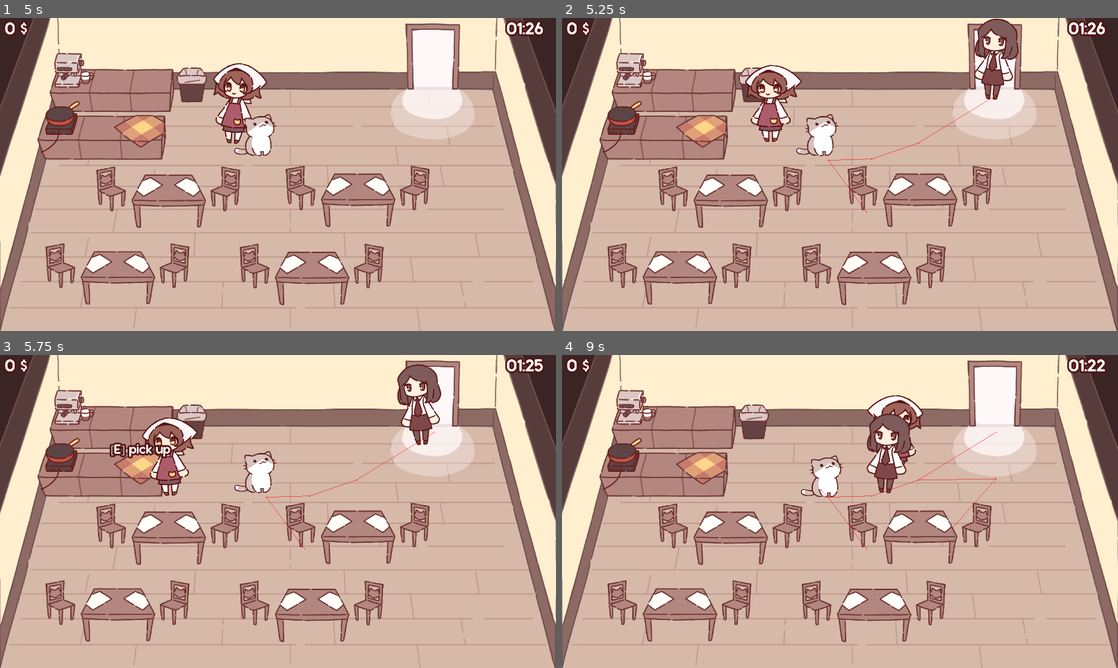
Above: before the commit, frames 1-4 (two rows, left to right).
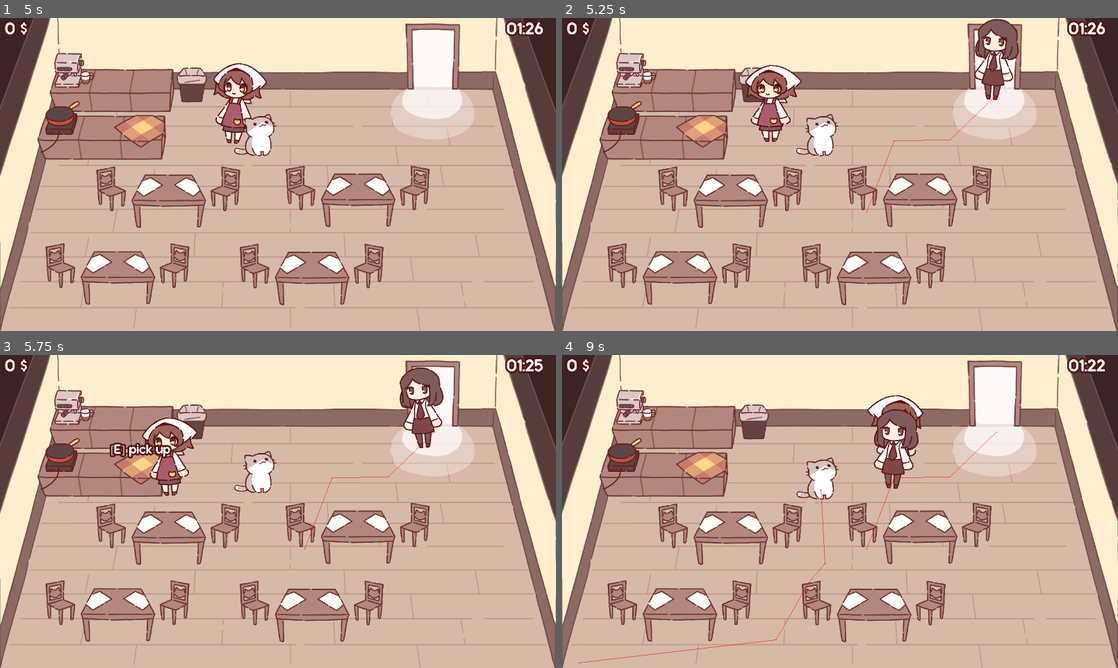
Above: after the commit, the same moments.

Repository: NuTrynity/Little-Cat-Cafe
Game: Godot game, scene res://Nodes/UI/main_menu.tscn
The game is run twice, just before and just after one commit, with the same random seed, the same clock (stepped at 60 frames per second) and the same inputs.
Inputs:
- Up to frame 1 (5 s): click "Play" at 0.5 s; hold Right (move_right) 1.28-2.03 s; hold E (interact) 1.28-2.03 s; hold S (move_down) 2.03-2.78 s; tap E (interact) at 2.1, 3.6 s; hold Right (move_right) 2.78-3.53 s; hold E (interact) 2.78-3.53 s; hold W (move_up) 3.53-4.28 s; hold A (move_left) from 4.28 s (still down); hold E (interact) from 4.28 s (still down)
- Up to frame 2 (5.25 s): keep holding A (move_left); release E (interact) at 5.03 s; tap E (interact) at 5.1 s
- Up to frame 3 (5.75 s): keep holding A (move_left)
- Up to frame 4 (9 s): release A (move_left) at 5.78 s; hold S (move_down) 5.78-6.53 s; hold E (interact) 5.78-6.53 s; hold Right (move_right) 6.53-7.28 s; tap E (interact) at 6.6, 8.1 s; hold W (move_up) 7.28-8.03 s; hold E (interact) 7.28-8.03 s; hold Right (move_right) 8.03-8.78 s; hold S (move_down) from 8.78 s (still down); hold E (interact) from 8.78 s (still down)

Frame 1 is identical in both runs. In frame 2, 0.5% of the frame differs, in the area x 47-83%, y 0-62%; in frame 3, 1.1%; in frame 4, 2.2%, in the area x 3-79%, y 17-99%.

Commit message:
edited navigation area

Diff:
--- a/scene_0.tscn
+++ b/scene_0.tscn
@@ -50,9 +50,9 @@
 size = Vector2(2628, 20)
 
 [sub_resource type="NavigationPolygon" id="NavigationPolygon_fbxh0"]
-vertices = PackedVector2Array(1477, 957, 1807, 953, 1546, 1176, 1326, 1178, 662, 1163, 432, 1164, 618, 961, 936, 959, 2543, 1425, 1443, 1416, 1469, 1331, 1590, 1312, 2481, 1189, 2415, 921, 1571.57, 1246.53, 1552, 1177, 1811, 954, 2348.46, 654.573, 2266, 328, 1765, 812, 2230, 329, 1436, 1318, 1437, 1423, 546, 1425, 555, 1310, 699, 1306, 1285, 1305, 384, 1306, 546, 1308, 538, 1424, 19, 1423, 221, 658, 426, 1163, 617, 958, 673, 774, 772, 656, 889, 774, 1743, 336, 1539, 814, 1376, 340, 1457, 338, 819, 338, 976, 352, 1048, 343)
-polygons = Array[PackedInt32Array]([PackedInt32Array(0, 1, 2, 3), PackedInt32Array(4, 5, 6, 7), PackedInt32Array(8, 9, 10, 11, 12), PackedInt32Array(13, 12, 11, 14), PackedInt32Array(13, 14, 15, 16, 17), PackedInt32Array(18, 17, 16, 19, 20), PackedInt32Array(21, 22, 23, 24, 25, 26), PackedInt32Array(27, 28, 29, 30), PackedInt32Array(27, 30, 31, 32), PackedInt32Array(33, 32, 31, 34), PackedInt32Array(34, 31, 35, 36), PackedInt32Array(37, 20, 19, 38), PackedInt32Array(39, 40, 37, 38, 0), PackedInt32Array(36, 35, 41, 42, 0), PackedInt32Array(26, 25, 4, 7, 3), PackedInt32Array(0, 3, 7, 36), PackedInt32Array(0, 42, 43, 39)])
-outlines = Array[PackedVector2Array]([PackedVector2Array(2266, 328, 2348.46, 654.573, 2415, 921, 2481, 1189, 2543, 1425, 1443, 1416, 1469, 1331, 1590, 1312, 1571.57, 1246.53, 1552, 1177, 1811, 954, 1765, 812, 1539, 814, 1477, 957, 1807, 953, 1546, 1176, 1326, 1178, 1285, 1305, 1436, 1318, 1437, 1423, 546, 1425, 555, 1310, 699, 1306, 662, 1163, 432, 1164, 618, 961, 936, 959, 889, 774, 673, 774, 617, 958, 426, 1163, 384, 1306, 546, 1308, 538, 1424, 19, 1423, 221, 658, 772, 656, 819, 338, 976, 352, 1048, 343, 1376, 340, 1457, 338, 1743, 336, 2230, 329)])
+vertices = PackedVector2Array(940, 960, 1482, 958, 1828, 962, 1545, 1138, 1332, 1135, 1600, 1314, 2481, 1324, 2543, 1425, 1380, 1413, 1275, 1313, 697, 1308, 19, 1423, 381, 1309, 221, 658, 437, 1148, 2441, 1143, 2343, 927, 2430, 1009, 656, 1146, 614, 959, 669, 786, 772, 656, 882, 784, 793.5, 510.534, 820, 348, 1082, 351, 1757, 776, 1818, 344, 2266, 328, 2328, 608, 2325, 689, 2379, 781, 1512, 349, 1545, 784, 1401, 347, 1240, 326)
+polygons = Array[PackedInt32Array]([PackedInt32Array(0, 1, 2, 3, 4), PackedInt32Array(5, 6, 7, 8, 9), PackedInt32Array(10, 9, 8, 11, 12), PackedInt32Array(12, 11, 13, 14), PackedInt32Array(15, 6, 5, 3), PackedInt32Array(16, 17, 15, 3, 2), PackedInt32Array(0, 4, 9, 10, 18, 19), PackedInt32Array(19, 18, 14, 13), PackedInt32Array(20, 19, 13), PackedInt32Array(20, 13, 21, 22), PackedInt32Array(23, 24, 25, 22, 21), PackedInt32Array(26, 27, 28, 29, 30), PackedInt32Array(31, 16, 2, 26, 30), PackedInt32Array(32, 27, 26, 33), PackedInt32Array(22, 34, 32, 33, 1, 0), PackedInt32Array(35, 34, 22, 25)])
+outlines = Array[PackedVector2Array]([PackedVector2Array(2266, 328, 2328, 608, 2325, 689, 2379, 781, 2343, 927, 2430, 1009, 2441, 1143, 2481, 1324, 2543, 1425, 1380, 1413, 19, 1423, 221, 658, 772, 656, 793.5, 510.534, 820, 348, 1082, 351, 1240, 326, 1401, 347, 1512, 349, 1818, 344), PackedVector2Array(437, 1148, 381, 1309, 697, 1308, 656, 1146), PackedVector2Array(1332, 1135, 1275, 1313, 1600, 1314, 1545, 1138), PackedVector2Array(1482, 958, 1828, 962, 1757, 776, 1545, 784), PackedVector2Array(614, 959, 940, 960, 882, 784, 669, 786)])
 
 [node name="scene_0" type="Node2D"]
 z_as_relative = false
